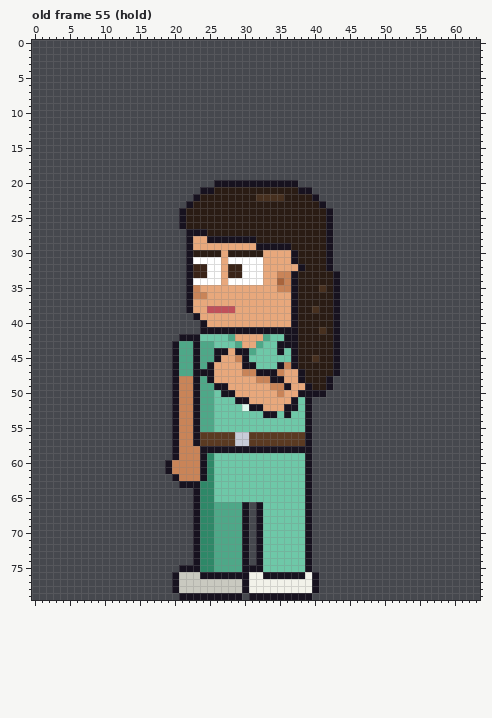
One commit to this pixel-art file: sprites/clients/client_dentrec_b_left_anim.aseprite. Above is the file before it was changed.
64x80 pixels, 123 frames. Colours within 5 levels of each other are drawn and written as one. Shown: old frame 55 (hold). The commit also changed other frames, which this record leaves out.
The same view after the edit:
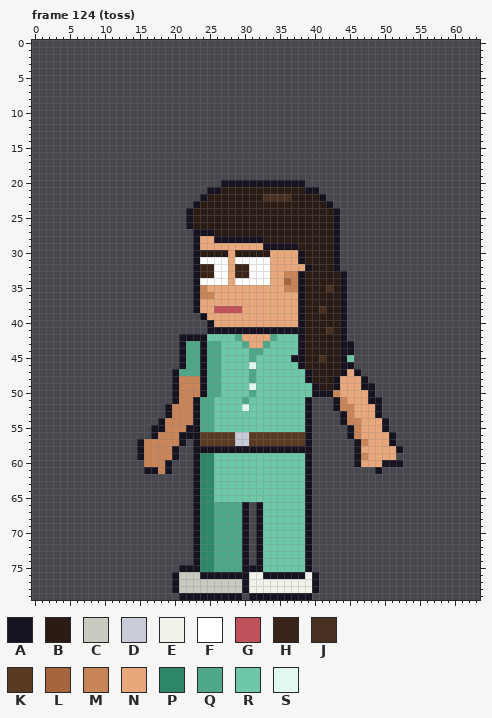
Palette (. is transparent): A #17121f  B #2a1c14  C #c9c9c0  D #c8ccd8  E #f2f2ea  F #ffffff  G #c0505a  H #3a2418  J #47301f  K #5a3a22  L #a8643c  M #c98458  N #e8a87c  P #2e8868  Q #4ea888  R #6ec8a8  S #e0f8ee
A new or re-ordered frame is compared with the old frame closest to it.
The exact change:
frames 123 -> 129
Frame 124 (toss) is new; against old frame 55 (hold):
y 20: x 26 A -> .; x 38 . -> A
y 21: x 24 A -> .; x 26 B -> A; x 38 A -> B; x 40 . -> A
y 22: x 23..24 AB -> .A; x 32 J -> B; x 36 B -> J; x 40..41 A. -> BA
y 23: x 22..23 AB -> .A; x 41..42 A. -> BA
y 24..26: x 21..22 AB -> .A; x 42..43 A. -> BA
y 27: x 22 A -> .; x 25 B -> A; x 42..43 A. -> BA
y 28: x 22..23 AN -> .A; x 25 A -> N; x 32 B -> A; x 42..43 A. -> BA
y 29: x 22..23 AN -> .A; x 32 A -> N; x 37 B -> A; x 42..43 A. -> BA
y 30: x 22..23 AB -> .A; x 27..28 NB -> BN; x 33 N -> B; x 37..38 AB -> NA; x 42..43 A. -> BA
y 31: x 22..23 AF -> .A; x 27..28 NF -> FN; x 33 N -> F; x 37..38 AB -> NA; x 42..43 A. -> BA
y 32: x 22..23 AH -> .A; x 25 F -> H; x 27..28 NH -> FN; x 30 F -> H; x 33 N -> F; x 38..39 AB -> NA; x 42..43 A. -> BA
y 33: x 22..23 AH -> .A; x 25 F -> H; x 27..28 NH -> FN; x 30 F -> H; x 33 N -> F; x 35 M -> N; x 37..38 AB -> MA; x 43..44 A. -> BA
y 34: x 22..23 AF -> .A; x 27..28 NF -> FN; x 33 N -> F; x 35..38 LMAB -> NLMA; x 43..44 A. -> BA
y 35: x 22..24 AMN -> .AM; x 35 M -> N; x 37..38 AB -> MA; x 41..44 JBA. -> BJBA
y 36: x 22..23 AM -> .A; x 25 N -> M; x 37..38 AB -> NA; x 43..44 A. -> BA
y 37: x 22..23 AN -> .A; x 37..38 AB -> NA; x 43..44 A. -> BA
y 38: x 22..23 AN -> .A; x 25 G -> N; x 29 N -> G; x 37..38 AB -> NA; x 40..41 JB -> BJ; x 43..44 A. -> BA
y 39: x 23..24 AN -> .A; x 37..38 AB -> NA; x 43..44 A. -> BA
y 40: x 24..25 AN -> .A; x 37..38 AB -> NA; x 43..44 A. -> BA
y 41: x 24 A -> .; x 38 B -> A; x 41..44 JBA. -> BJBA
y 42: x 24 R -> A; x 28..29 QN -> RQ; x 33..34 QR -> NQ; x 36..38 AAB -> RRA; x 43..44 A. -> BA
y 43: x 20..21 AQ -> .A; x 23..24 AQ -> QA; x 26 R -> Q; x 29..30 QN -> RQ; x 32..33 QR -> NQ; x 35..38 AAAB -> RRRA; x 43..45 A.. -> BAA
y 44: x 20..21 AQ -> .A; x 23..24 AQ -> QA; x 26..30 AANAA -> QRRRR; x 32 R -> Q; x 35 A -> R; x 37..38 AB -> RA; x 43..45 A.. -> BAA
y 45: x 20..21 AQ -> .A; x 23..24 AQ -> QA; x 26..31 ANNMAR -> QRRRRQ; x 38 B -> A; x 40..41 JB -> BJ; x 43..45 A.. -> BAR
y 46: x 20..21 AQ -> .A; x 23..31 AQANNNNAA -> QAQQRRRRS; x 35..38 AMAB -> RRRA; x 43..45 A.. -> BAA
y 47: x 23 A -> Q; x 25..39 ANNNNMMAAAMNNAB -> QQRRRRQRRRRRRRA; x 43..46 A... -> BANA
y 48: x 23..39 AQANNNNNNMMAANNAB -> MAQQRRRRQRRRRRRRA; x 42..47 A..... -> BANNNA
y 49: x 23..24 AQ -> MA; x 26..40 AANNNNNNMMANNAB -> QRRRRSRRRRRRRRA; x 42..48 A...... -> BANNNAA
y 50: x 23..24 AQ -> MA; x 26..39 RAANNNNNNMNNAA -> QRRRRQRRRRRRRR; x 42..48 ....... -> AMNNNNA
y 51: x 29..37 AANNNNNNA -> RQRRRRRRR; x 43..49 ....... -> AMNNNAA
y 52: x 19..20 .A -> AM; x 31..37 AANNNAA -> RRRRRRR; x 43..49 ....... -> AMMNNNA
y 53: x 19..20 .A -> AM; x 33..34 AA -> RR; x 36 A -> R; x 44..49 ...... -> AMNNNA
y 54: x 18..20 ..A -> AMM; x 44..50 ....... -> AMMNNNA
y 55: x 17..20 ...A -> AAMM; x 22 M -> A; x 45..50 ...... -> AMNNNA
y 56: x 17..22 ...AMM -> AMMMAA; x 45..51 ....... -> AMNNNNA
y 57: x 15..22 .....AMM -> AMMMMMA.; x 46..51 ...... -> AMNNNA
y 58: x 15..19 ..... -> AMMMM; x 21..23 MMM -> ..A; x 46..52 ....... -> ANNNNNA
y 59: x 15..19 ..... -> AMMMM; x 21..24 MMMA -> ..AP; x 46..51 ...... -> AMNNNN
y 60: x 16..18 ... -> MMM; x 20..24 MMMMA -> ...AP; x 46..52 ....... -> ANNNAAA
y 61: x 16..18 ... -> AAM; x 20..24 MMMMA -> ...AP; x 49 . -> A
y 62: x 20..24 AMMMA -> ...AP
y 63: x 21..22 AA -> ..
Pixel boxes of the changes (left, top, right, bottom) in both pictures:
changed: (137, 180, 403, 488)
